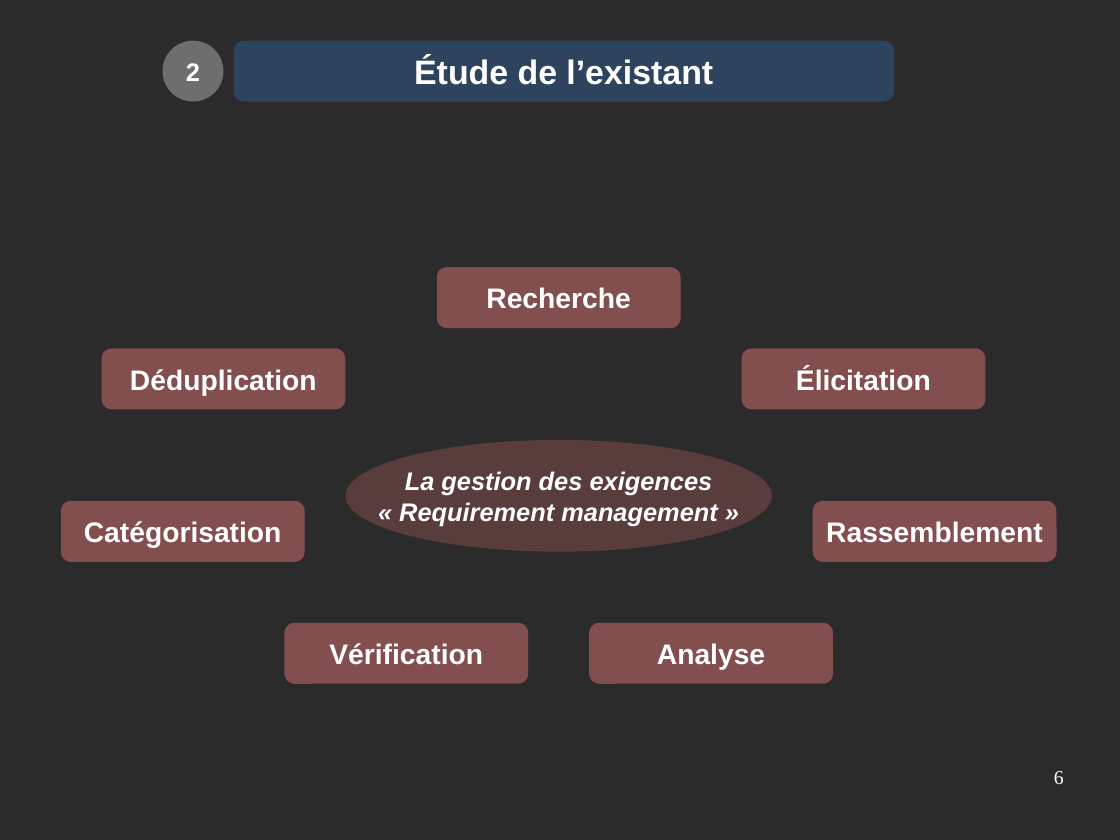
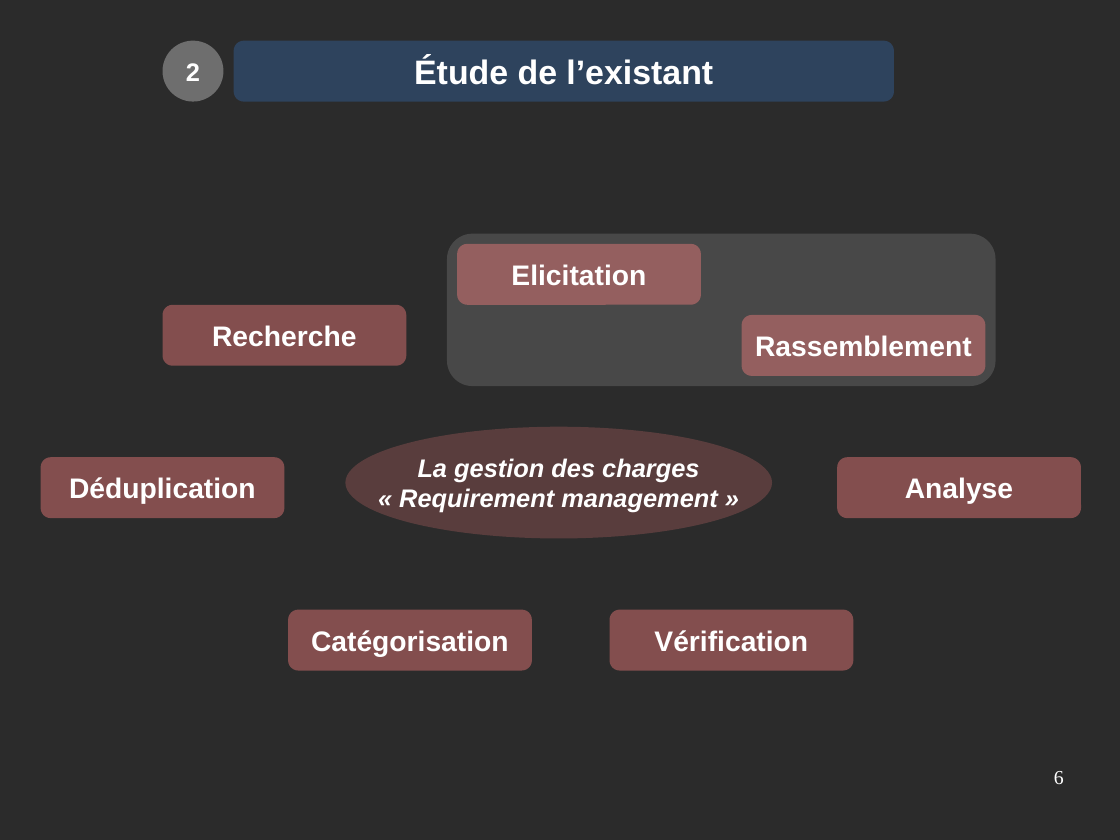
Before and after one commit to amine95bz/PFE, a slide deck: slide 6 of presentation.odp. Drawn at 1120x840 pixels with LibreOffice and Linux fonts; fonts in the diff are those of the drawing; background and template pictures are left out; a plain dark background stands for a picture behind light text. Boxes give left, top, right and bottom in pixels: in the first picture for what was removed or moved away, otherwise in the second. Text is boxed around its words. In the diff, an @@ line names an element or a change of style, - is before the commit and + after.

```diff
--- a/presentation.odp
+++ b/presentation.odp
@@ rounded rectangle added at bbox=[447, 234, 996, 386], fill #B2B2B2 at 22% opacity @@
@@ rounded rectangle added at bbox=[457, 244, 701, 305], fill #FF8080 at 42% opacity, 20 pt, text #FFFFFF, bold @@
+Elicitation
@@ rounded rectangle "Recherche": place and size @@
-rounded rectangle "Recherche" at bbox=[437, 267, 681, 328]
+rounded rectangle "Recherche" at bbox=[163, 305, 407, 366]
@@ rounded rectangle "Rassemblement": place and size @@
-rounded rectangle "Rassemblement" at bbox=[813, 501, 1057, 562]
+rounded rectangle "Rassemblement" at bbox=[742, 315, 986, 376]
@@ rounded rectangle removed at bbox=[742, 349, 986, 410] @@
-Élicitation
@@ ellipse "La gestion des charges": place and size @@
-ellipse "La gestion des charges" at bbox=[346, 440, 772, 552]
+ellipse "La gestion des charges" at bbox=[346, 427, 772, 539]
@@ rounded rectangle "Déduplication": place and size @@
-rounded rectangle "Déduplication" at bbox=[102, 349, 346, 410]
+rounded rectangle "Déduplication" at bbox=[41, 457, 285, 518]
@@ text in ellipse at bbox=[418, 458, 699, 483]: text changed @@
-La gestion des exigences
+La gestion des charges
@@ rounded rectangle "Analyse": place and size @@
-rounded rectangle "Analyse" at bbox=[589, 623, 833, 684]
+rounded rectangle "Analyse" at bbox=[837, 457, 1081, 518]
@@ rounded rectangle "Catégorisation": place and size @@
-rounded rectangle "Catégorisation" at bbox=[61, 501, 305, 562]
+rounded rectangle "Catégorisation" at bbox=[289, 610, 533, 671]
@@ rounded rectangle "Vérification": place and size @@
-rounded rectangle "Vérification" at bbox=[285, 623, 528, 684]
+rounded rectangle "Vérification" at bbox=[610, 610, 854, 671]
```
Also in this commit, not shown: 3 other slides changed.
